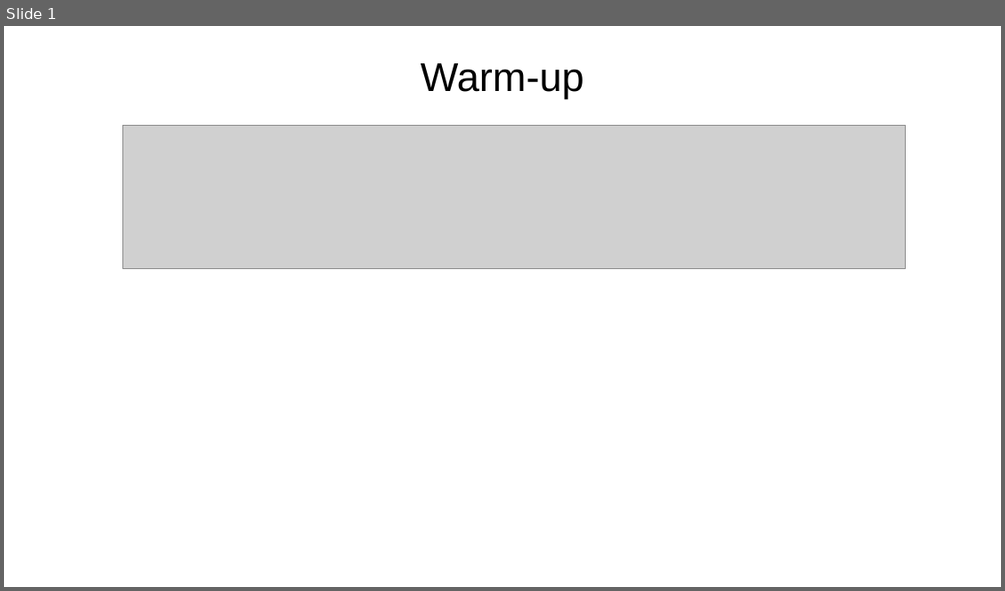
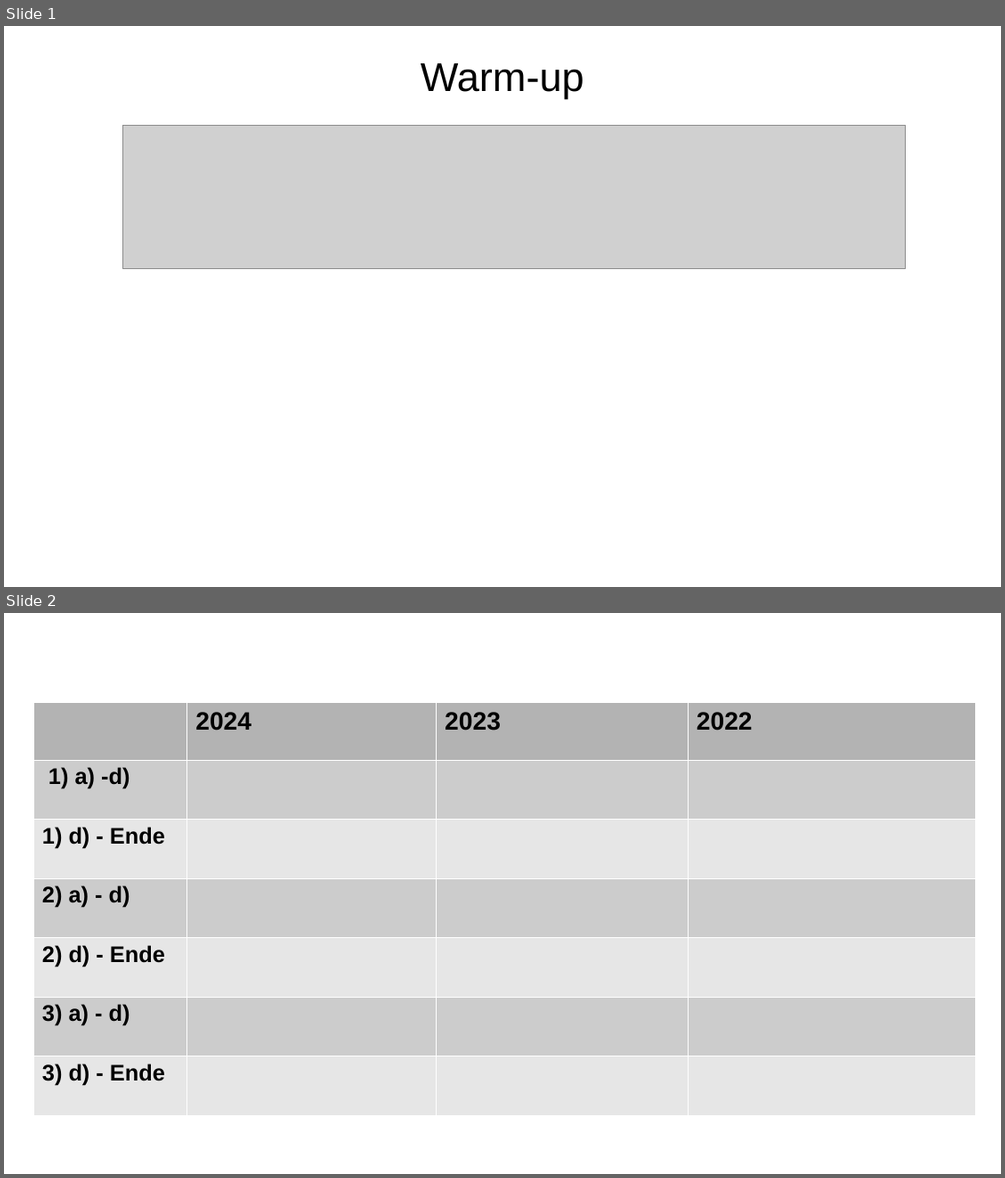
Before and after one commit to bearums/teaching, a slide deck: B5/Mathe/2024/D12/ZP/08-Warumup/08-warmup.odp. Shown one above the other, each under a label of ours: slide 1 before the commit, slides 1 and 2 after it. The pictures are 1005x591 and 1005x1178 pixels, drawn with LibreOffice and Linux fonts; fonts in the diff are those of the drawing; grey boxes stand for pictures. Boxes give left, top, right and bottom in pixels: in the first picture for what was removed or moved away, otherwise in the second. Text is boxed around its words. In the diff, an @@ line names an element or a change of style, - is before the commit and + after.

```diff
--- a/B5/Mathe/2024/D12/ZP/08-Warumup/08-warmup.odp
+++ b/B5/Mathe/2024/D12/ZP/08-Warumup/08-warmup.odp
@@ slide 2 added at (x1=4, y1=613, x2=1001, y2=1174), background #FFFFFF @@
@@ table added at (x1=33, y1=703, x2=975, y2=1116), 7 rows, 4 columns @@
+ | 2024 | 2023 | 2022
+1) a) -d) |  |  | 
+1) d) - Ende |  |  | 
+2) a) - d) |  |  | 
+2) d) - Ende |  |  | 
+3) a) - d) |  |  | 
+3) d) - Ende |  |  | 
```
Also in this commit, not shown: 5 other files.
